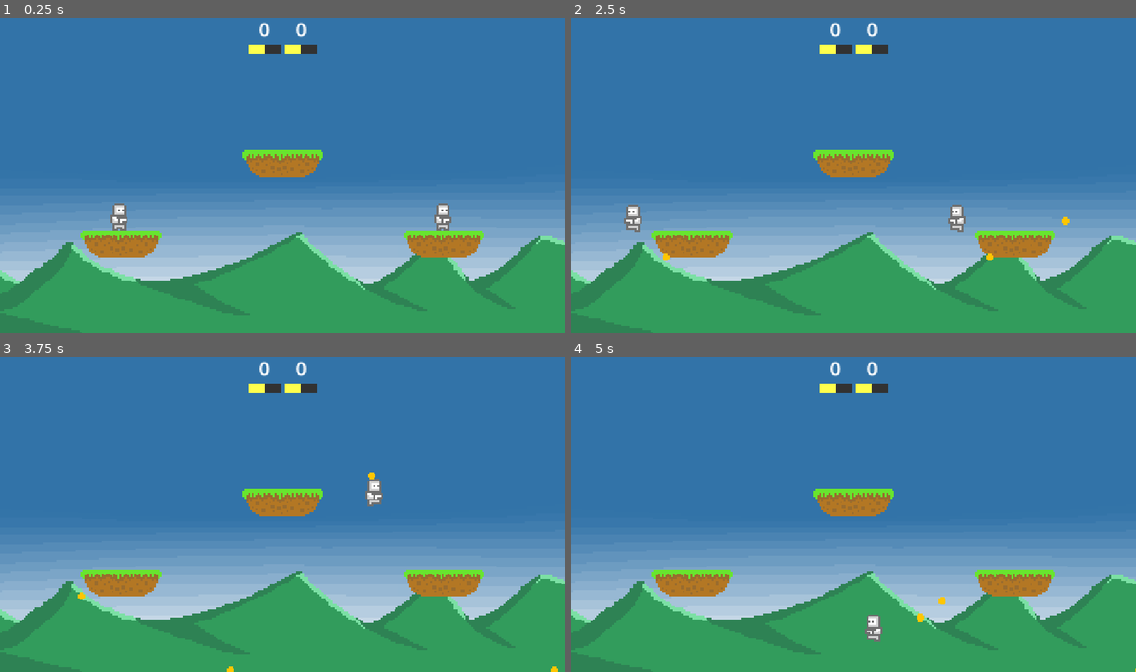
Above: before the commit, frames 1-4 (two rows, left to right).
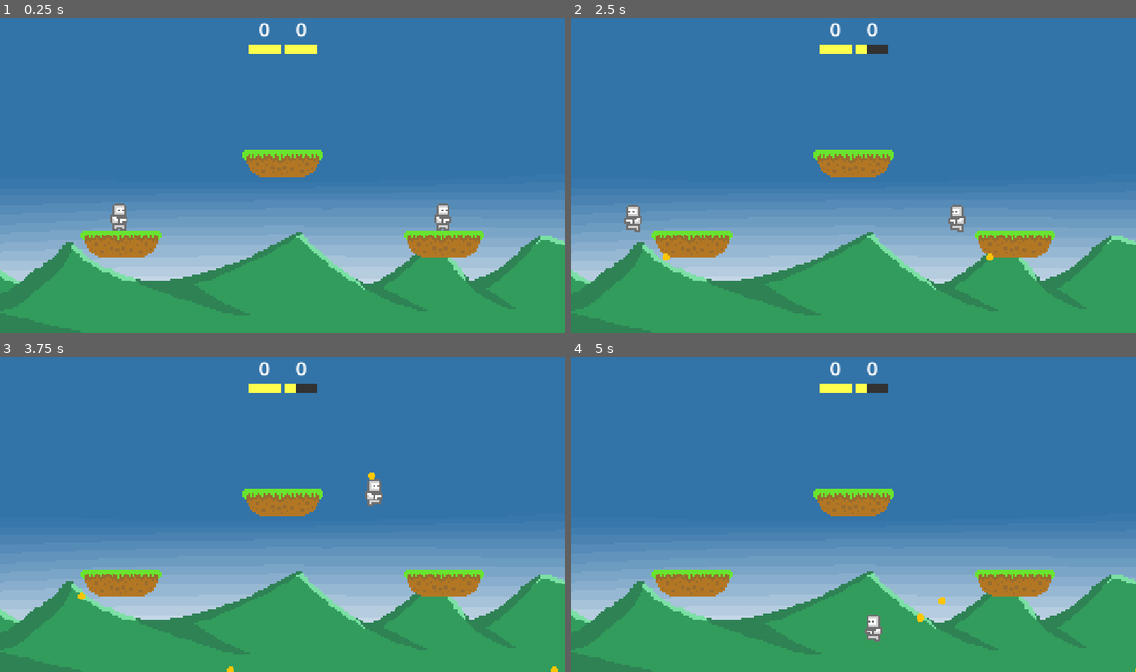
Above: after the commit, the same moments.

Repository: beltranbot/godot-multiplayer-game
Game: Godot game, scene res://Scenes/main.tscn
Same seed, same stepped clock (60 frames per second), same inputs: the game is played once before the commit and once after it. The project has no main scene, so this scene is started directly.
Inputs (mouse positions are in pixels of both pictures, inside the frame that each line leads up to):
- Up to frame 1 (0.25 s): no input
- Up to frame 2 (2.5 s): tap Enter at 0.5 s; move the mouse to (977, 159) at 0.52 s; hold D (move_right) 0.53-2.03 s; click (977, 159) at 0.6 s; tap Space (jump) at 0.77, 1.52 s; move the mouse to (740, 191) at 1.27 s; click (740, 191) at 1.35 s; move the mouse to (910, 106) at 2.02 s; hold A (move_left) from 2.03 s (still down); click (910, 106) at 2.1 s
- Up to frame 3 (3.75 s): move the mouse to (254, 577) at 2.77 s; release A (move_left) at 2.78 s; hold D (move_right) from 2.78 s (still down); click (254, 577) at 2.85 s; tap Space (jump) at 3.02 s; move the mouse to (452, 561) at 3.52 s; click (452, 561) at 3.6 s
- Up to frame 4 (5 s): tap Space (jump) at 3.77, 4.52 s; move the mouse to (684, 467) at 4.27 s; release D (move_right) at 4.28 s; hold A (move_left) from 4.28 s (still down); click (684, 467) at 4.35 s

The runs differ from the first frame. In frame 1, 0.2% of the frame differs, in the area x 46-57%, y 8-12%; in frame 2, 0.1%; in frame 3, 0.1%; in frame 4, 0.1%.

Commit message:
added inflicting damage functionality

Diff:
--- a/Scenes/main.tscn
+++ b/Scenes/main.tscn
@@ -46,9 +46,11 @@
 
 [node name="Player1" parent="." instance=ExtResource("3_8gbba")]
 position = Vector2(235, 62)
+player_index = 1
 
 [node name="Player2" parent="." instance=ExtResource("3_8gbba")]
 position = Vector2(907, 52)
+player_index = 2
 
 [node name="SpawnPoints" type="Node" parent="."]
 
@@ -95,7 +97,7 @@
 size_flags_vertical = 3
 theme_override_styles/background = SubResource("StyleBoxFlat_jjvhh")
 theme_override_styles/fill = SubResource("StyleBoxFlat_kry3j")
-value = 50.0
+value = 100.0
 show_percentage = false
 
 [node name="Player2" type="VBoxContainer" parent="UI/Container"]
@@ -114,5 +116,5 @@
 size_flags_vertical = 3
 theme_override_styles/background = SubResource("StyleBoxFlat_jjvhh")
 theme_override_styles/fill = SubResource("StyleBoxFlat_kry3j")
-value = 50.0
+value = 100.0
 show_percentage = false
--- a/Scenes/projectile.tscn
+++ b/Scenes/projectile.tscn
@@ -16,3 +16,5 @@
 [node name="Sprite2D" type="Sprite2D" parent="."]
 texture_filter = 1
 texture = ExtResource("1_f8cdk")
+
+[connection signal="body_entered" from="." to="." method="_on_body_entered"]
--- a/Scripts/player.gd
+++ b/Scripts/player.gd
@@ -73,6 +73,7 @@
 func shoot_projectile() -> void:
 	if self.can_shoot:
 		var projectile_instance: Area2D = projectile.instantiate()
+		projectile_instance.player_index = self.player_index
 		get_parent().add_child(projectile_instance)
 		projectile_instance.position = position
 		projectile_instance.direction = -1 if $AnimatedSprite2D.flip_h else 1
--- a/Scripts/projectile.gd
+++ b/Scripts/projectile.gd
@@ -2,6 +2,7 @@
 
 var speed: int = 550
 var direction: int
+var player_index: int
 
 func _process(delta):
 	position.x += speed * delta * direction
@@ -9,3 +10,12 @@
 func _ready():
 	if direction == 0:
 		direction = 1
+
+
+func _on_body_entered(body: Node2D) -> void:
+	if not body.is_in_group("Player"):
+		return
+
+	if body.player_index != self.player_index:
+		body.decreate_health()
+		queue_free()
